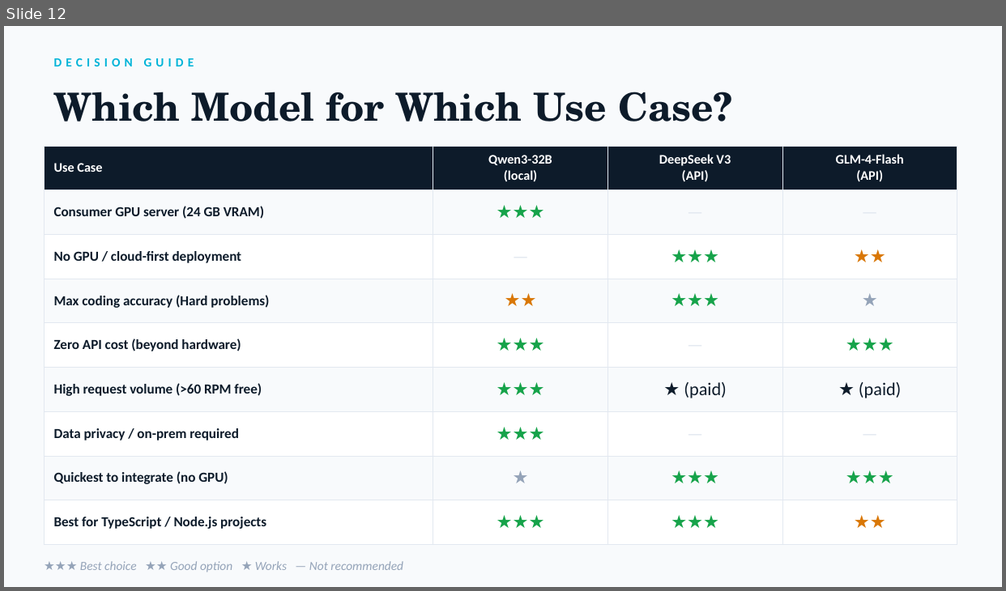
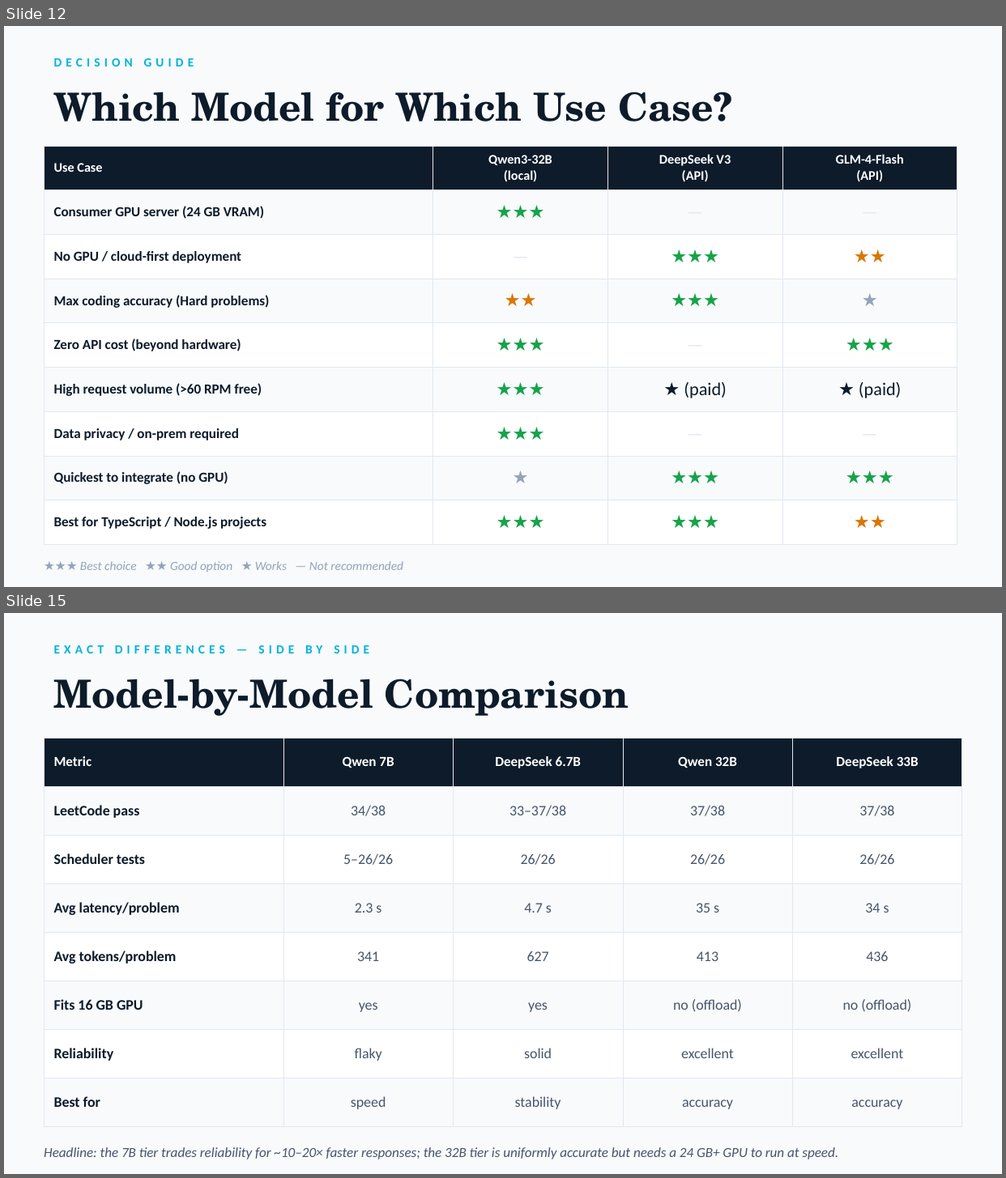
Before and after one commit to dhir-man/Claude-Trading-Bot, a slide deck: llm-coding-eval/LLM-Coding-Eval-Report.pptx. Shown one above the other, each under a label of ours: slide 12 before the commit, slides 12 and 15 after it; the slides between them are not shown. The pictures are 1006x591 and 1006x1178 pixels, drawn with LibreOffice and Linux fonts; fonts in the diff are those of the drawing. Boxes give left, top, right and bottom in pixels: in the first picture for what was removed or moved away, otherwise in the second. Text is boxed around its words. In the diff, an @@ line names an element or a change of style, - is before the commit and + after.

```diff
--- a/llm-coding-eval/LLM-Coding-Eval-Report.pptx
+++ b/llm-coding-eval/LLM-Coding-Eval-Report.pptx
@@ slide 15 added at bbox=[4, 613, 1002, 1174], background #F8FAFC @@
@@ text added at bbox=[54, 645, 369, 653], 9 pt, text #00B4D8, bold @@
+EXACT DIFFERENCES — SIDE BY SIDE
@@ text added at bbox=[54, 679, 629, 716], 28 pt, text #0D1B2A, bold @@
+Model-by-Model Comparison
@@ table added at bbox=[44, 738, 962, 1127], 8 rows, 5 columns @@
+Metric | Qwen 7B | DeepSeek 6.7B | Qwen 32B | DeepSeek 33B
+LeetCode pass | 34/38 | 33–37/38 | 37/38 | 37/38
+Scheduler tests | 5–26/26 | 26/26 | 26/26 | 26/26
+Avg latency/problem | 2.3 s | 4.7 s | 35 s | 34 s
+Avg tokens/problem | 341 | 627 | 413 | 436
+Fits 16 GB GPU | yes | yes | no (offload) | no (offload)
+Reliability | flaky | solid | excellent | excellent
+Best for | speed | stability | accuracy | accuracy
@@ text added at bbox=[44, 1148, 838, 1160], 10 pt, text #475569, italic @@
+Headline: the 7B tier trades reliability for ~10–20× faster responses; the 32B tier is uniformly accurate but needs a 24 GB+ GPU to run at speed.
```
Also in this commit, not shown: 1 slide changed, 5 other slides added, 46 other files.
